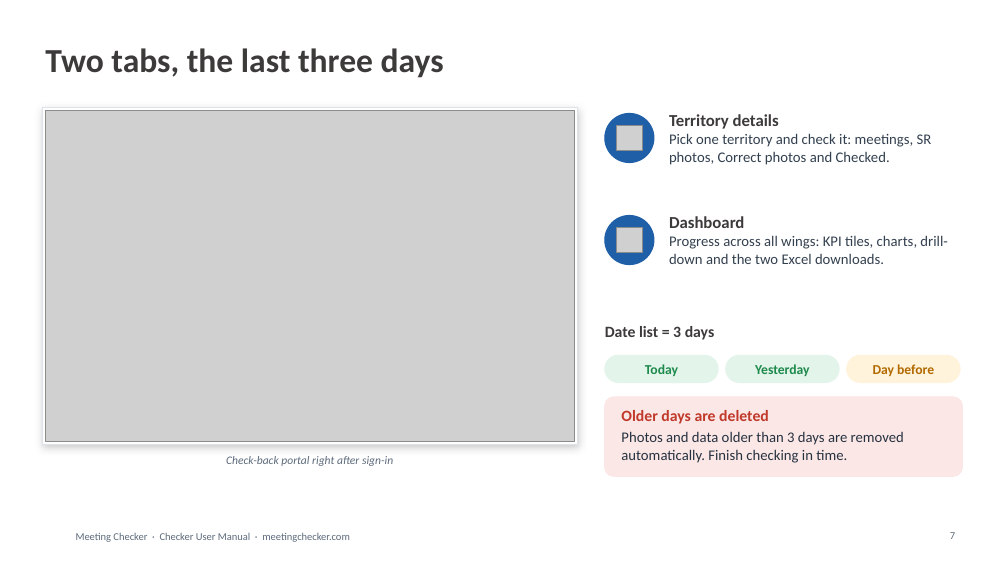
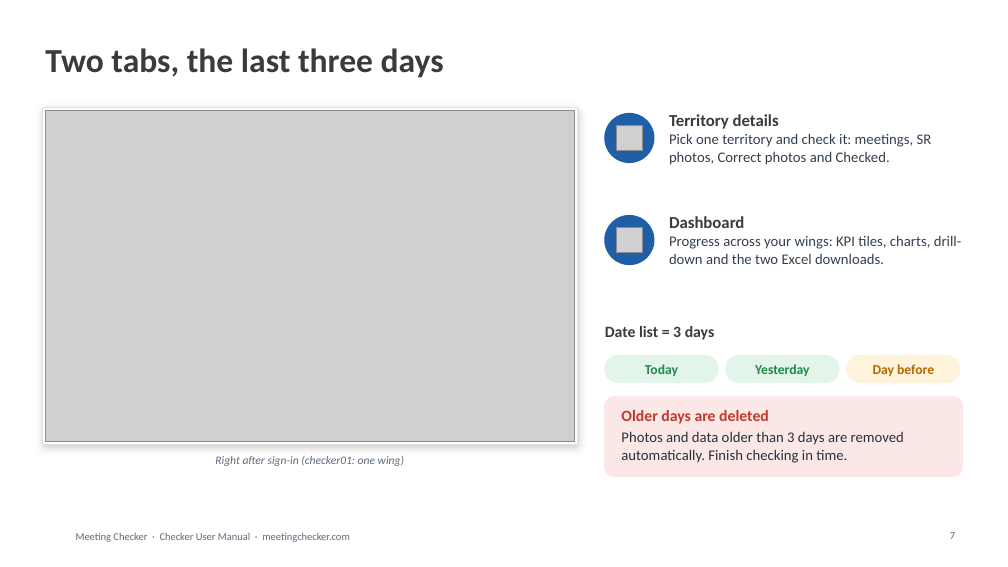
Before and after one commit to asefameerador96-ctrl/Meeting-Checker, a slide deck: slide 7 of docs/user-manuals/Meeting_Checker_Checker_User_Manual.pptx. Drawn at 1008x567 pixels with LibreOffice and Linux fonts; fonts in the diff are those of the drawing; grey boxes stand for pictures; background and template pictures are left out. Boxes give left, top, right and bottom in pixels: in the first picture for what was removed or moved away, otherwise in the second. Text is boxed around its words. In the diff, an @@ line names an element or a change of style, - is before the commit and + after.

```diff
--- a/docs/user-manuals/Meeting_Checker_Checker_User_Manual.pptx
+++ b/docs/user-manuals/Meeting_Checker_Checker_User_Manual.pptx
@@ text at [669,235,961,264]: text changed @@
-Progress across all wings: KPI tiles, charts, drill-down and the two Excel downloads.
+Progress across your wings: KPI tiles, charts, drill-down and the two Excel downloads.
@@ text at [215,456,404,466]: text changed @@
-Check-back portal right after sign-in
+Right after sign-in (checker01: one wing)
```
Also in this commit, not shown: 4 other slides changed, 1 slide added, 24 other files.
